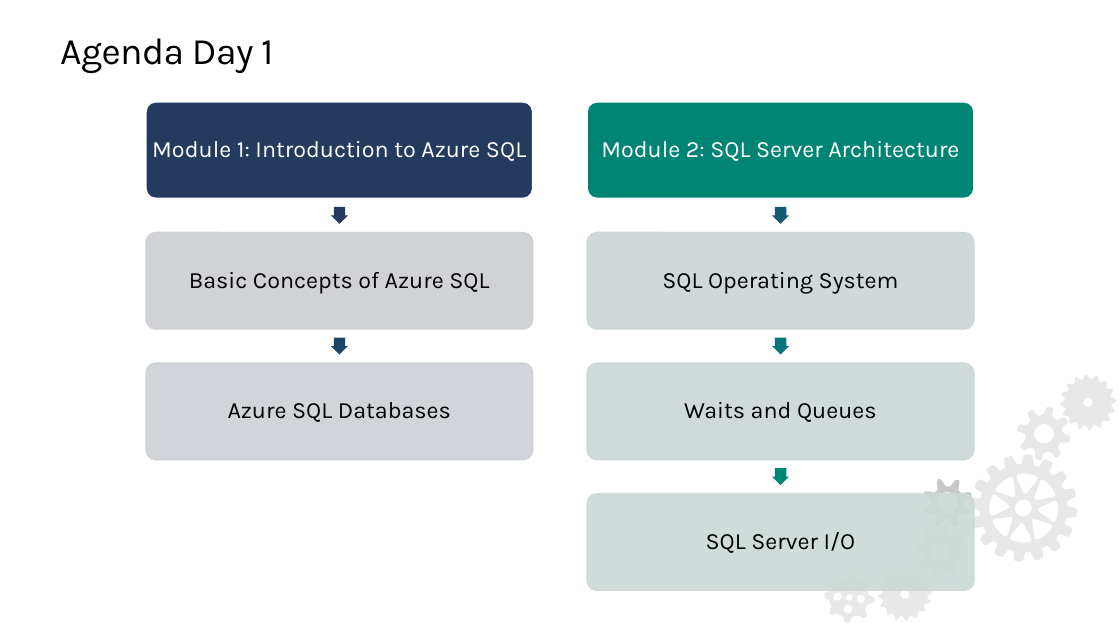
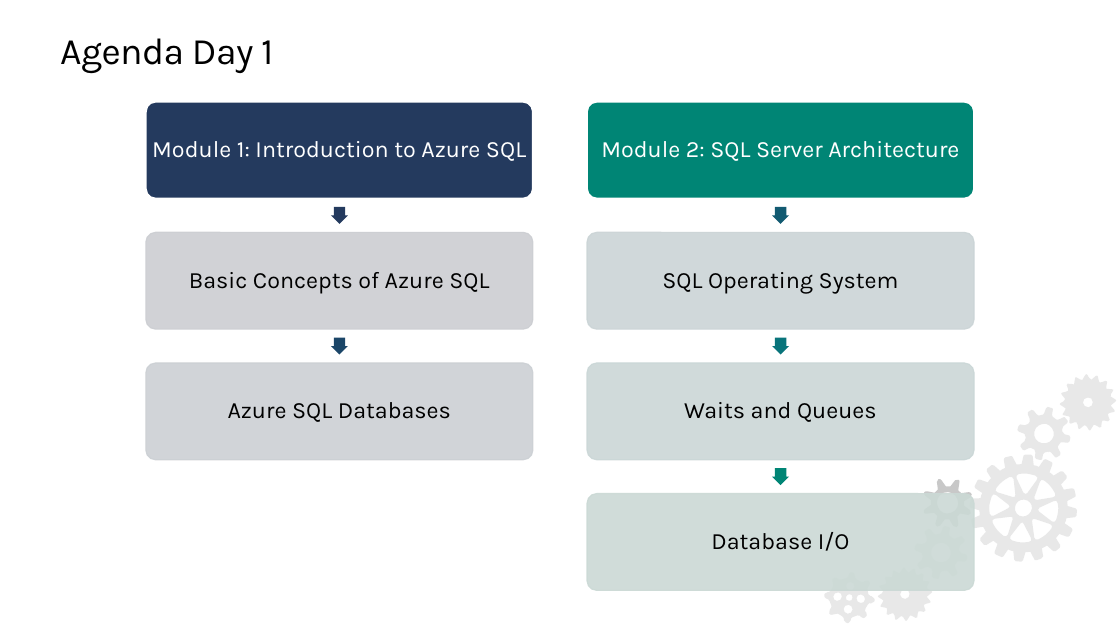
Before and after one commit to SQLMCT/SQL_Performance_Tuning, a slide deck: slide 6 of Custom_Delivery/PTO_Welcome_Email.pptx (slide 3 before the commit). Drawn at 1120x630 pixels with LibreOffice and Linux fonts; fonts in the diff are those of the drawing; background and template pictures are left out. Boxes give left, top, right and bottom in pixels: in the first picture for what was removed or moved away, otherwise in the second. Text is boxed around its words. In the diff, an @@ line names an element or a change of style, - is before the commit and + after.

```diff
--- a/Custom_Delivery/PTO_Welcome_Email.pptx
+++ b/Custom_Delivery/PTO_Welcome_Email.pptx
@@ text at (x1=711, y1=532, x2=850, y2=551): text changed @@
-SQL Server I/O
+Database I/O
```
Also in this commit, not shown: 3 other slides changed, 3 slides added.
